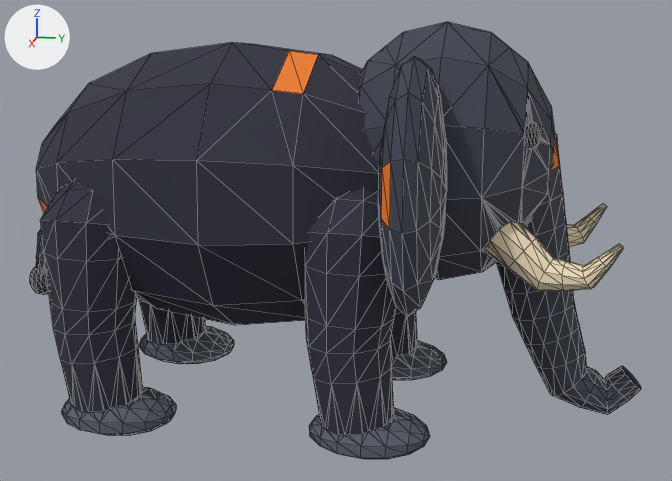
What one commit did to the glTF model public/models/ember/ObsidianElephant.gltf.
One viewpoint serves both versions: a 50 mm lens placed at (27.4, 7.7, 12.5), pointed at (0.0, 2.2, 5.7). Lighting does not change. The marker at upper left points along +X, +Y and +Z. The first picture is the older version. Mesh edges are drawn as thin lines. Vertices at exactly the same position are counted once.

The first picture shows 'AnimalSkin'.
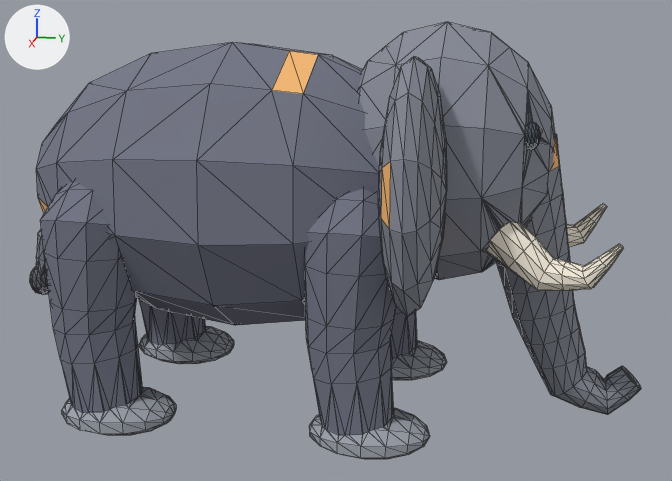
Changed parts and their boxes (x1, y1, x2, y2) in the pictures (672 x 481 px):
part 1 of me_obsidianelephantskin, recoloured (greyish blue to grey)
    both: (36, 22, 641, 459)
part 2 of me_obsidianelephantskin, recoloured (lighter)
    both: (36, 42, 417, 435)
part 3 of me_obsidianelephantskin, recoloured (beige to pale yellow)
    both: (486, 128, 624, 291)
part 4 of me_obsidianelephantskin, recoloured
    both: (30, 122, 541, 295)

Patch to the scene script:
```diff
--- a/public/models/ember/ObsidianElephant.gltf.py
+++ b/public/models/ember/ObsidianElephant.gltf.py
@@ me_obsidianelephantskin @@
 me_obsidianelephantskin.from_pydata(...)  # 1955 vertices, 3870 faces; spans x -5.8..5.8, y -8.2..11.5, z 0.2..12.2
 # used by ob_animalskin; location = (0.0, 0.0, 0.0)
+# me_obsidianelephantskin part 1: 2003 faces centred in x -5.8..5.8, y -7.9..11.5, z 0.3..12.1 are repainted in the vertex colours; the middle colour goes from greyish blue #3f4350 to grey #888c98
+# me_obsidianelephantskin part 2: 940 faces centred in x -4.3..4.3, y -7.2..5.9, z 1.6..11.5 are repainted in the vertex colours; the middle colour goes from dark blue #2c2e3d to grey #737686
+# me_obsidianelephantskin part 3: 453 faces centred in x -2.8..2.8, y 6.9..10.4, z 5.1..9.5 are repainted in the vertex colours; the middle colour goes from beige #f5e3c0 to pale yellow #fbf2e1
+# me_obsidianelephantskin part 4: 474 faces centred in x -2.4..2.4, y -8.2..8.2, z 3.3..9.6 are repainted in the vertex colours; the middle colour goes from black #12181e to greyish blue #4b5660
 me_obsidianelephantskin.materials.append(mat_embervertexcolors)
```
